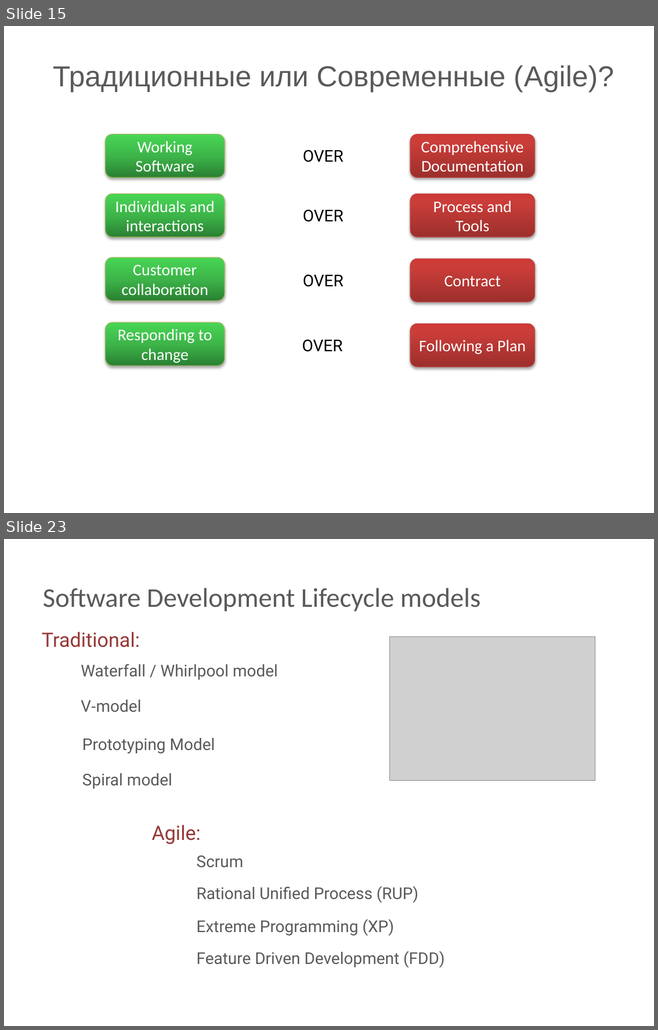
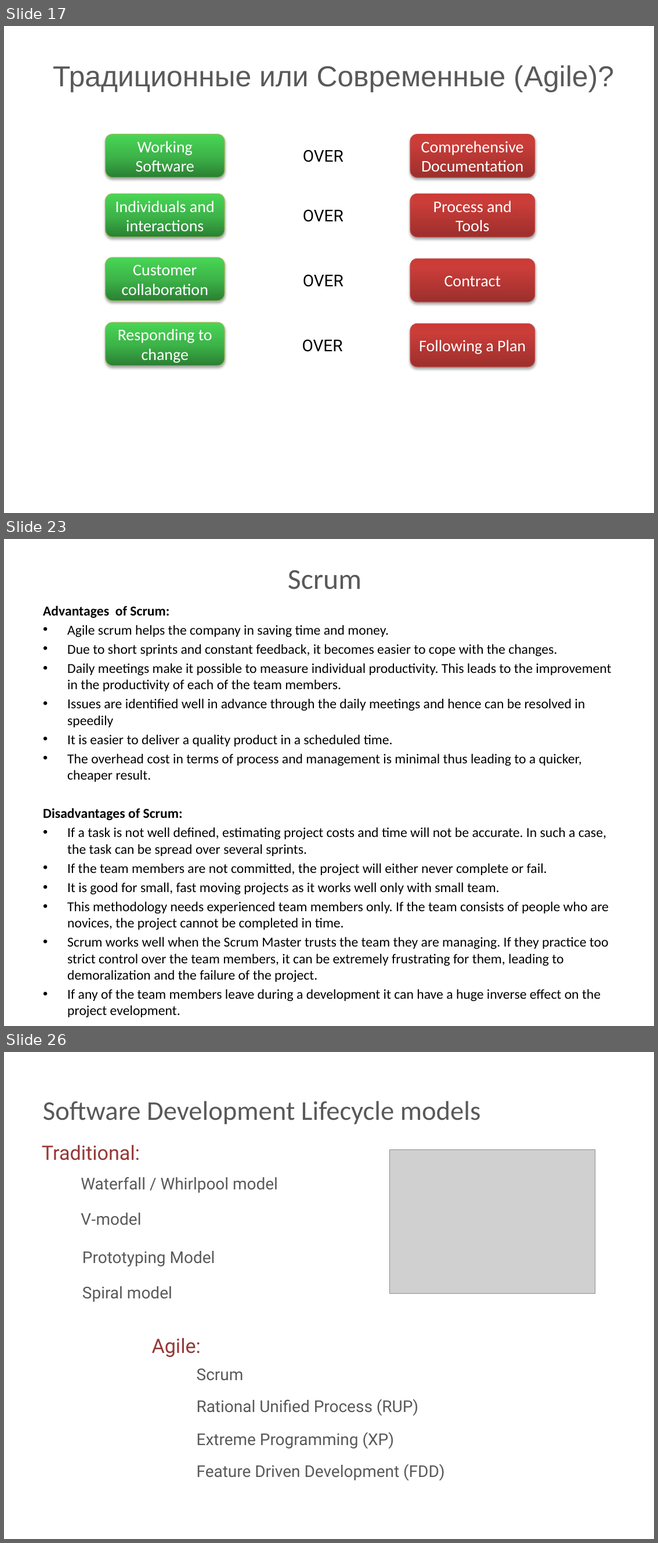
Before and after one commit to BigRacer/swtesting, a slide deck: 6.SDLC/SDLC models.pptx. Shown one above the other, each under a label of ours: slides 15 and 23 before the commit, slides 17, 23 and 26 after it; the slides between them are not shown. The pictures are 658x1030 and 658x1543 pixels, drawn with LibreOffice and Linux fonts; fonts in the diff are those of the drawing; grey boxes stand for pictures; background and template pictures are left out. Boxes give left, top, right and bottom in pixels: in the first picture for what was removed or moved away, otherwise in the second. Text is boxed around its words. In the diff, an @@ line names an element or a change of style, - is before the commit and + after.

Commit message:
Added advantages and disadvantages

```diff
--- a/6.SDLC/SDLC models.pptx
+++ b/6.SDLC/SDLC models.pptx
@@ slide 23 added at box(4, 539, 654, 1026), background picture (left out) @@
@@ text added at box(288, 570, 361, 589), 32 pt, text #595959 @@
+Scrum
@@ text added at box(43, 606, 611, 982), 15.2 pt, text #000000 @@
+Advantages of Scrum:
+• Agile scrum helps the company in saving time and money.
+• Due to short sprints and constant feedback, it becomes easier to cope with the changes.
+• Daily meetings make it possible to measure individual productivity. This leads to the improvement in the productivity of each of the team members.
+• Issues are identified well in advance through the daily meetings and hence can be resolved in speedily
+• It is easier to deliver a quality product in a scheduled time.
+• The overhead cost in terms of process and management is minimal thus leading to a quicker, cheaper result.
+Disadvantages of Scrum:
+• If a task is not well defined, estimating project costs and time will not be accurate. In such a case, the task can be spread over several sprints.
+• If the team members are not committed, the project will either never complete or fail.
+• It is good for small, fast moving projects as it works well only with small team.
+• This methodology needs experienced team members only. If the team consists of people who are novices, the project cannot be completed in time.
+• Scrum works well when the Scrum Master trusts the team they are managing. If they practice too strict control over the team members, it can be extremely frustrating for them, leading to demoralization and the failure of the project.
+• If any of the team members leave during a development it can have a huge inverse effect on the project evelopment.
@@ what was slide 15 is now slide 17 @@
@@ what was slide 23 is now slide 26 @@
```
Also in this commit, not shown: 4 slides changed, 7 other slides added, 5 slides removed.
